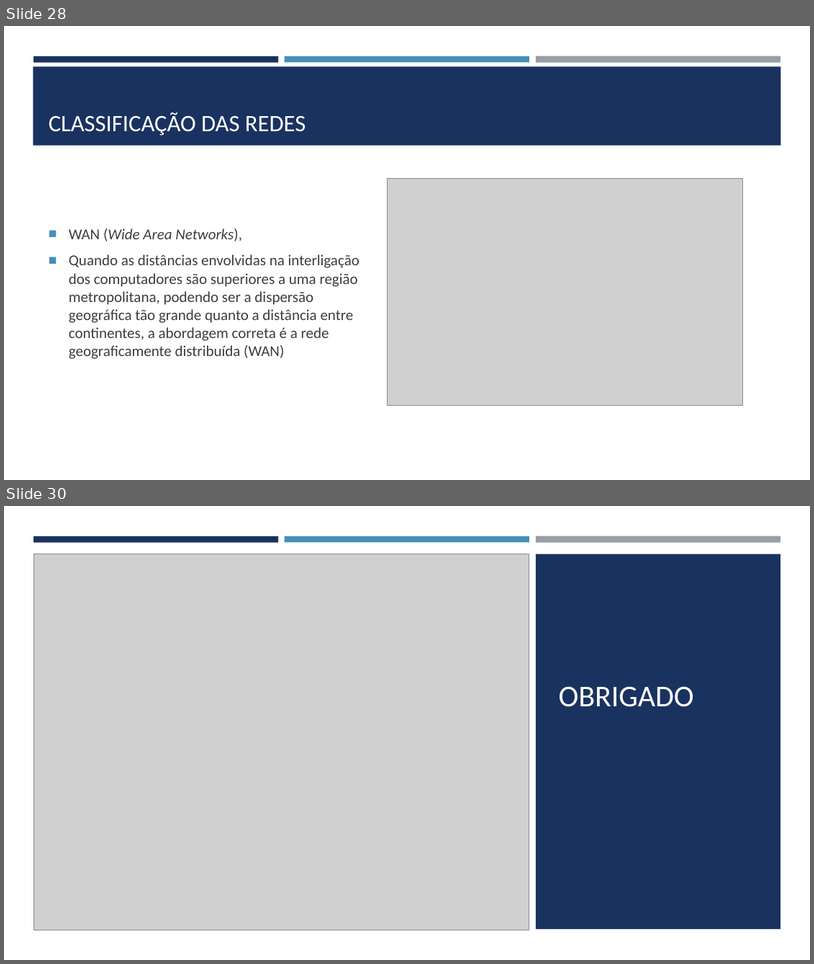
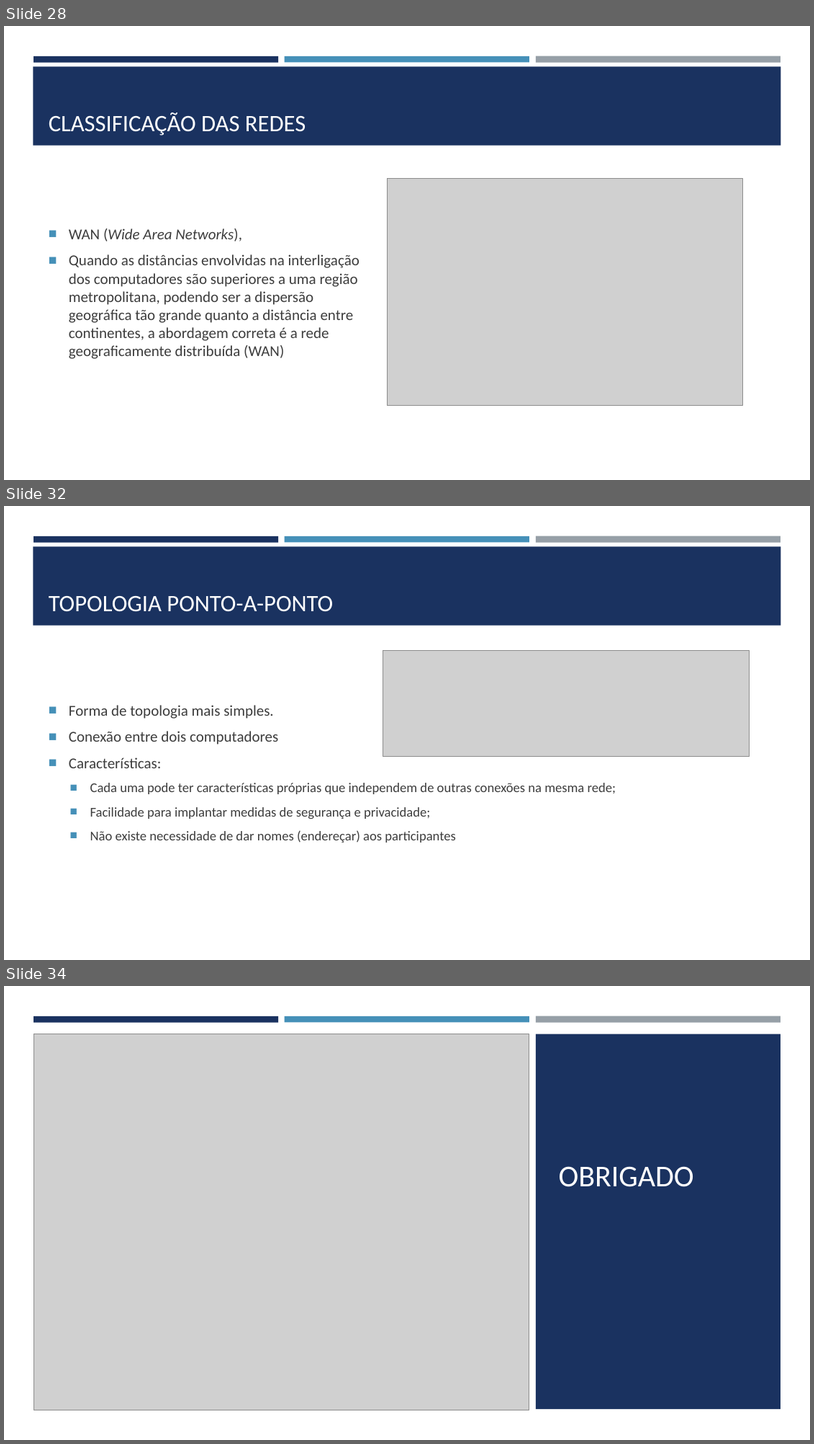
Before and after one commit to joelteixeiradacunha/aulas_php_mysql, a slide deck: Redes/REDES DE COMPUTADORES.pptx. Shown one above the other, each under a label of ours: slides 28 and 30 before the commit, slides 28, 32 and 34 after it; the slides between them are not shown. The pictures are 814x964 and 814x1444 pixels, drawn with LibreOffice and Linux fonts; fonts in the diff are those of the drawing; grey boxes stand for pictures. Boxes give left, top, right and bottom in pixels: in the first picture for what was removed or moved away, otherwise in the second. Text is boxed around its words. In the diff, an @@ line names an element or a change of style, - is before the commit and + after.

```diff
--- a/Redes/REDES DE COMPUTADORES.pptx
+++ b/Redes/REDES DE COMPUTADORES.pptx
@@ slide 32 added at box(4, 506, 810, 960), background #FFFFFF; not listed: 4 template elements that a slide beside it also shows @@
@@ title added at box(49, 596, 333, 612), 28 pt, text #FFFFFF @@
+TOPOLOGIA PONTO-A-PONTO
@@ picture added at box(383, 650, 749, 756) @@
@@ text added at box(69, 705, 617, 842), 16 pt, text #3D3D3D @@
+■ Forma de topologia mais simples.
+■ Conexão entre dois computadores
+■ Características:
+  ■ Cada uma pode ter características próprias que independem de outras conexões na mesma rede;
+  ■ Facilidade para implantar medidas de segurança e privacidade;
+  ■ Não existe necessidade de dar nomes (endereçar) aos participantes
@@ what was slide 30 is now slide 34 @@
```
Also in this commit, not shown: 1 slide changed, 3 other slides added, 2 other files.
